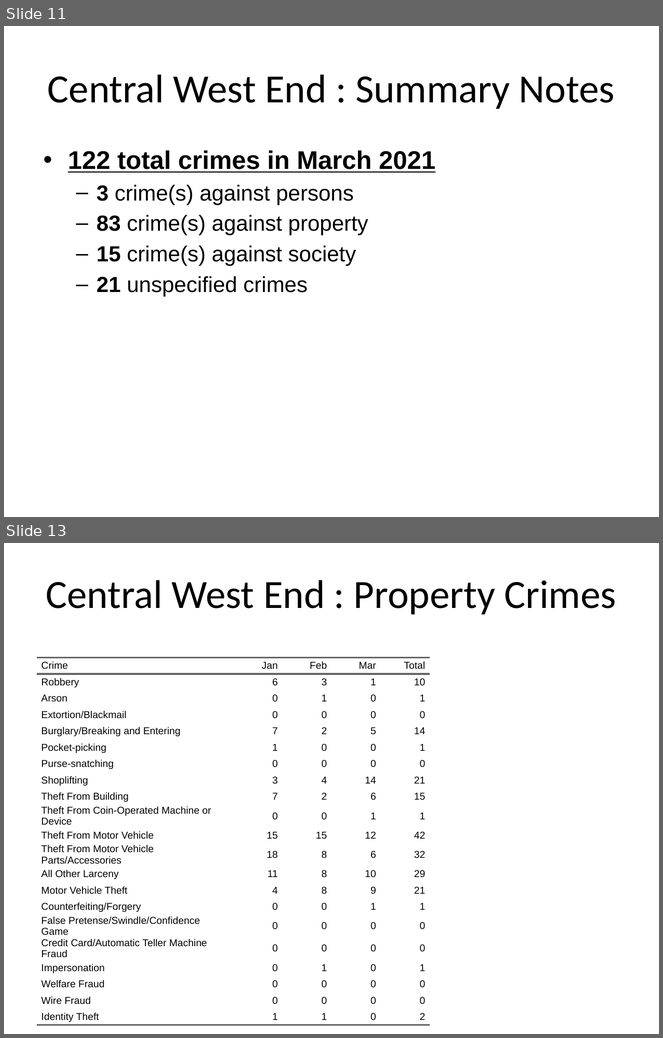
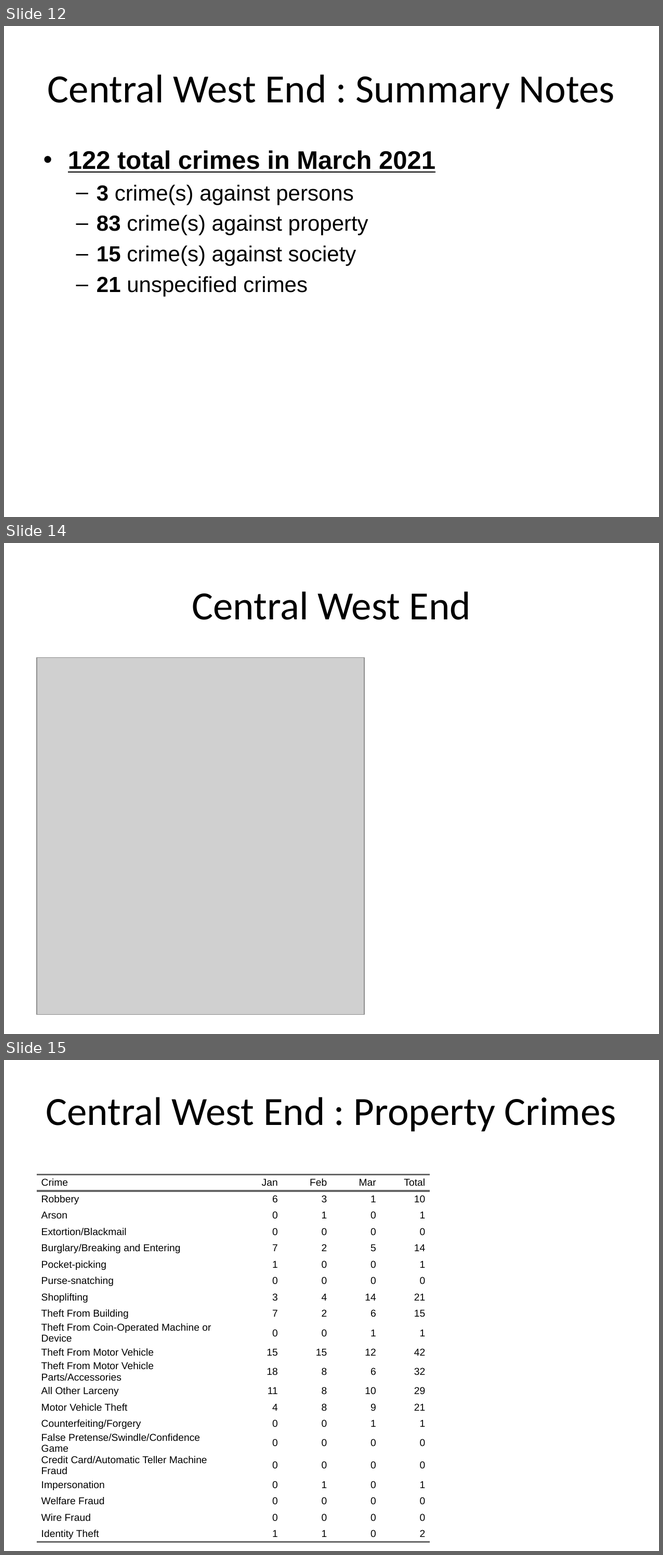
Before and after one commit to wumcrc/monthly-crime-reports, a slide deck: NIBRS/results/test.pptx. Shown one above the other, each under a label of ours: slides 11 and 13 before the commit, slides 12, 14 and 15 after it; the slides between them are not shown. The pictures are 663x1038 and 663x1555 pixels, drawn with LibreOffice and Linux fonts; fonts in the diff are those of the drawing; grey boxes stand for pictures. Boxes give left, top, right and bottom in pixels: in the first picture for what was removed or moved away, otherwise in the second. Text is boxed around its words. In the diff, an @@ line names an element or a change of style, - is before the commit and + after.

```diff
--- a/NIBRS/results/test.pptx
+++ b/NIBRS/results/test.pptx
@@ slide 14 added at [4, 543, 659, 1034], background #FFFFFF @@
@@ title added at [192, 591, 471, 620], 44 pt, text #000000 @@
+Central West End
@@ picture added at [37, 657, 364, 1015] @@
@@ what was slide 11 is now slide 12 @@
@@ what was slide 13 is now slide 15 @@
```
Also in this commit, not shown: 3 slides changed, 2 other slides added.
